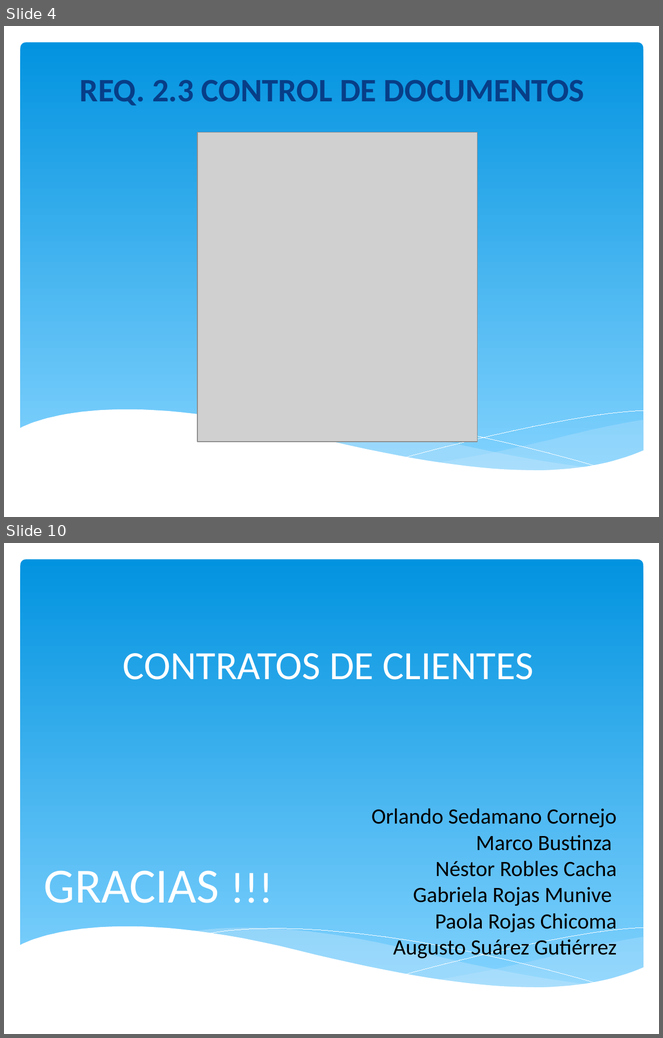
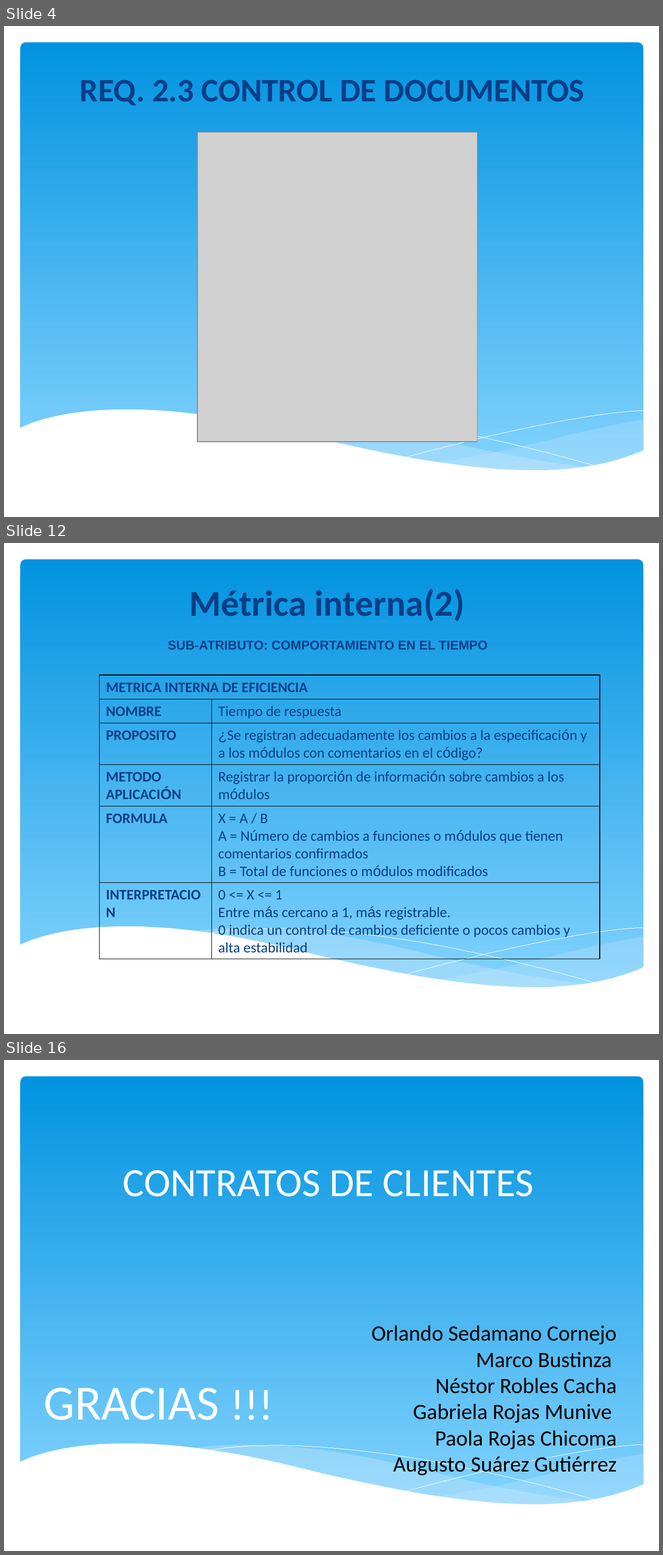
Before and after one commit to orlysemperfi/tp3-contratos-clientes, a slide deck: ITERACION 5/SUB ITERACION 4/PPT TP3 PRES04.pptx. Shown one above the other, each under a label of ours: slides 4 and 10 before the commit, slides 4, 12 and 16 after it; the slides between them are not shown. The pictures are 663x1038 and 663x1555 pixels, drawn with LibreOffice and Linux fonts; fonts in the diff are those of the drawing; grey boxes stand for pictures; background and template pictures are left out. Boxes give left, top, right and bottom in pixels: in the first picture for what was removed or moved away, otherwise in the second. Text is boxed around its words. In the diff, an @@ line names an element or a change of style, - is before the commit and + after.

```diff
--- a/ITERACION 5/SUB ITERACION 4/PPT TP3 PRES04.pptx
+++ b/ITERACION 5/SUB ITERACION 4/PPT TP3 PRES04.pptx
@@ slide 12 added at box(4, 543, 659, 1034), background #FFFFFF; not listed: 6 template elements that a slide beside it also shows @@
@@ title added at box(190, 589, 465, 621), 40 pt, text #073E87, bold @@
+Métrica interna(2)
@@ text added at box(168, 641, 488, 650), 14 pt, text #073E87, bold @@
+SUB-ATRIBUTO: COMPORTAMIENTO EN EL TIEMPO
@@ table added at box(100, 676, 600, 960), 6 rows, 2 columns @@
+METRICA INTERNA DE EFICIENCIA | 
+NOMBRE | Tiempo de respuesta
+PROPOSITO | ¿Se registran adecuadamente los cambios a la especificación y a los módulos con comentarios en el código?
+METODO APLICACIÓN | Registrar la proporción de información sobre cambios a los módulos
+FORMULA | X = A / B A = Número de cambios a funciones o módulos que tienen comentarios confirmados B = Total de funciones o módulos modificados
+INTERPRETACION | 0 <= X <= 1 Entre más cercano a 1, más registrable. 0 indica un control de cambios deficiente o pocos cambios y alta estabilidad
@@ what was slide 10 is now slide 16 @@
```
Also in this commit, not shown: 1 slide changed, 9 other slides added, 4 slides removed.
